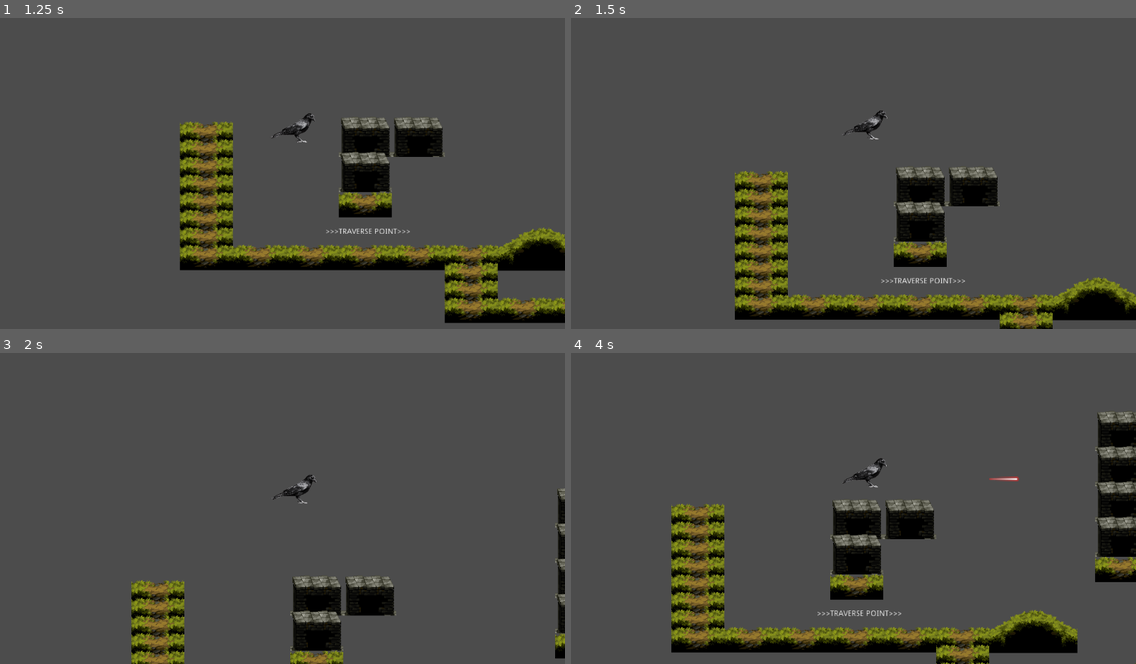
Above: before the commit, frames 1-4 (two rows, left to right).
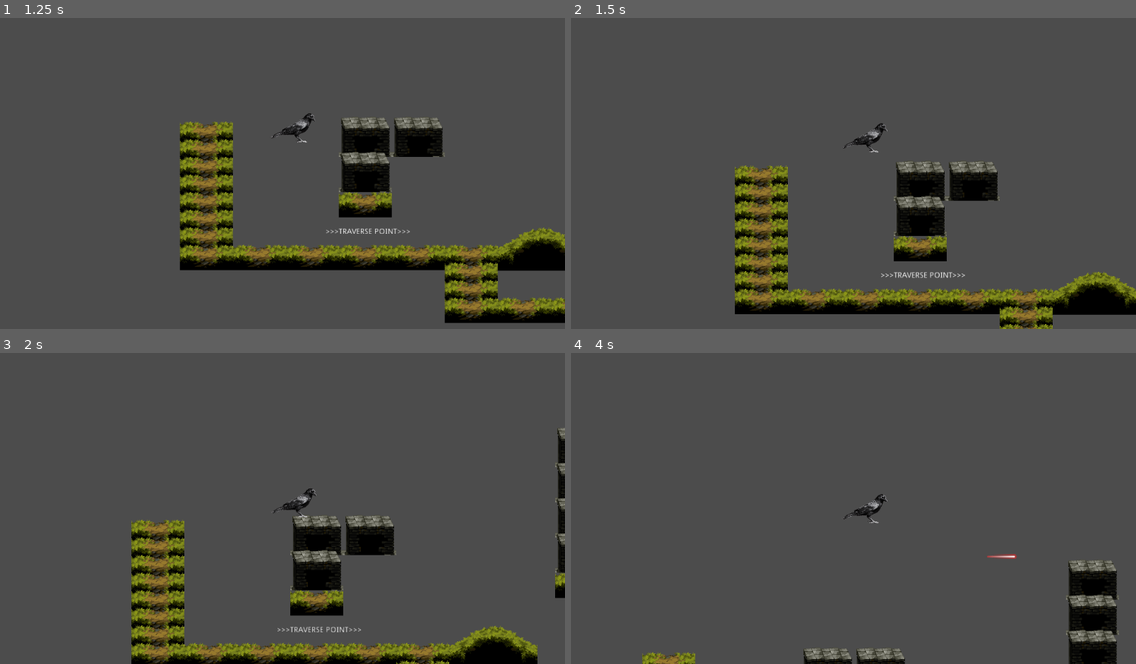
Above: after the commit, the same moments.

Repository: MPLekter/ToT---Player-Actions
Game: Godot game, scene res://Scenes/TestScene.tscn
Same seed, same stepped clock (60 frames per second), same inputs: the game is played once before the commit and once after it.
Inputs:
- Up to frame 1 (1.25 s): hold Right (player_right) from 0.53 s (still down); hold A (player_crouch) from 0.53 s (still down); tap Space (player_jump) at 0.77, 0.8, 1.07 s
- Up to frame 2 (1.5 s): keep holding Right (player_right); release A (player_crouch) at 1.28 s; tap Space (player_jump) at 1.35 s
- Up to frame 3 (2 s): keep holding Right (player_right); tap Space (player_jump) at 1.52, 1.82 s; tap A (player_crouch) at 1.55 s
- Up to frame 4 (4 s): release Right (player_right) at 2.03 s; hold Left (player_left) 2.03-2.78 s; hold A (player_crouch) 2.03-2.78 s; tap Space (player_jump) at 2.3, 3.02, 3.32, 3.77, 3.8 s; hold Right (player_right) from 2.78 s (still down); tap Shift (player_shoot) at 2.85 s; tap A (player_crouch) at 3.05 s; hold A (player_crouch) from 3.53 s (still down)

Frame 1 is identical in both runs. In frame 2, 11% of the frame differs, in the area x 29-100%, y 29-100%; in frame 3, 14%; in frame 4, 20%, in the area x 12-100%, y 19-100%.

Commit message:
Refactored jumping - now coyote time works properly

Diff:
--- a/Resources/Player.tscn
+++ b/Resources/Player.tscn
@@ -48,7 +48,7 @@
 
 [node name="DropThroughCheck" type="Area2D" parent="." groups=["PLAYER_GROUP"]]
 collision_layer = 4
-collision_mask = 4
+collision_mask = 6
 
 [node name="CollisionShape2D" type="CollisionShape2D" parent="DropThroughCheck" groups=["PLAYER_GROUP"]]
 position = Vector2( 1, 24 )
--- a/Scenes/TestScene.tscn
+++ b/Scenes/TestScene.tscn
@@ -19,6 +19,8 @@
 z_index = -1
 tile_set = ExtResource( 3 )
 cell_size = Vector2( 96, 32 )
+collision_layer = 2
+collision_mask = 2
 format = 1
 tile_data = PoolIntArray( 19, 0, 0, 65555, 0, 0, 131082, 0, 0, 131083, 0, 0, 131091, 0, 0, 262143, 0, 0, 196627, 0, 0,  …(630 unchanged characters)…
 
--- a/Scripts/PlayerMovement_2D platformer.gd
+++ b/Scripts/PlayerMovement_2D platformer.gd
@@ -11,8 +11,13 @@
 export var jumpForce := 500
 export var maxJumps := 2
 var jumps := 0
+var canDoubleJump := false
+
 export var superJump := false
 export var superJumpMultiplier := 1.99
+
+export var coyote_time := false
+export var coyote_time_value := 0.4
 
 #slide related
 export var slideTimer := 2.2
@@ -67,8 +72,6 @@
 	dropThroughLogic()
 
 func dropThroughLogic():
-	#TODO: refactor to regain collision after drop
-	#TODO: make sure bullets and other stuff can still hit - prepare dedicated layer for ground collisions.
 	if canDrop == true:
 		if Input.is_action_pressed("player_down") and Input.is_action_just_pressed("player_crouch"):
 				set_collision_layer_bit(2, false)
@@ -76,7 +79,6 @@
 
 
 func shootLogic():
-	#TODO: refactor so that changing direction after shoot does not reposition already spawned bullets
 	if Input.is_action_pressed("player_shoot"):
 		if canShoot:
 			var spawnPoint = $GunShape/ShootStartPoint.get_global_position()
@@ -182,35 +184,51 @@
 	#logic with slowing down
 	if Input.is_action_pressed("player_crouch"):
 		if is_on_floor() and isMoving and not isSlowing:
-			#Do these once on click
-			print_debug(timestamp, " STATE: started sliding")
+			#print_debug(timestamp, " STATE: started sliding")
 			var currentSpeed = motion.x
 			while Input.is_action_pressed("player_crouch"):
 				playerSlide()
 #				#Keep checking for this as long as its pressed
 				if not underCeiling:
 					isSlowing = true
-					print_debug(timestamp, " STATE: finished sliding")
+					#print_debug(timestamp, " STATE: finished sliding")
 					break
 				else:
 					isSlowing = false
-					print_debug(timestamp, " STATE: trying to stand up but still under a platform!")
+					#print_debug(timestamp, " STATE: trying to stand up but still under a platform!")
 					break
 
 
 func jumpLogic():
 	#2 phase animation
 	#full mobility while in air
-	if is_on_floor():
+
+	#You can jump if you are on the floor, in coyote time or still have double jump
+	if is_on_floor() or coyote_time == true:
 		jumps = 0
+
 	if Input.is_action_just_pressed("player_jump"):
-		if jumps <= maxJumps:
-			if not superJump:
-				jumps += 1 #double jump if not double jumped already
+		#super jump logic
+		if is_on_floor() and superJump == true:
+			motion.y = -jumpForce * superJumpMultiplier
+			jumps = maxJumps + 1
+			canDoubleJump = false
+		#floor jump logic
+		elif is_on_floor() and superJump != true:
+			motion.y = -jumpForce
+			jumps += 1
+			canDoubleJump = true
+		#coyote jump logic
+		elif !is_on_floor() and coyote_time == true:
+			motion.y = -jumpForce
+			jumps += 1
+			canDoubleJump = true
+		#double jump logic
+		elif !is_on_floor() and coyote_time != true and canDoubleJump:
+			if jumps <= maxJumps:
 				motion.y = -jumpForce
-			else:
-				jumps = maxJumps + 1 #no double jump for superJump
-				motion.y = -jumpForce * superJumpMultiplier
+				jumps += 1
+				canDoubleJump = false
 
 func applyMotion():
 	motion = move_and_slide(motion, UP)
@@ -228,7 +246,14 @@
 		canDrop = true
 
 func _on_DropThroughCheck_body_exited(body):
+	#Toggle collisions off with drop through objects
 	if body.is_in_group("DROP_THROUGH_LAYER"):
 		canDrop = false
 		set_collision_layer_bit(2, true)
 		set_collision_mask_bit(2, true)
+	#Enable jumping when leaving any bodies
+	coyote_time = true
+	print_debug(timestamp, " time to coyote")
+	yield(get_tree().create_timer(coyote_time_value), "timeout")
+	coyote_time = false
+	print_debug(timestamp, " time to coyote is now over")
